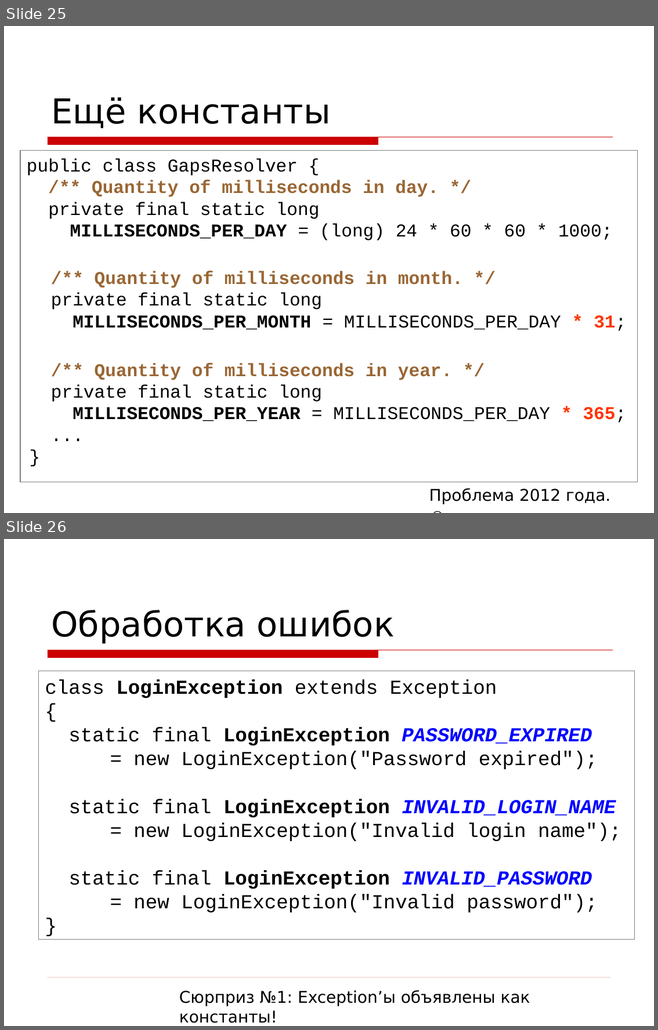
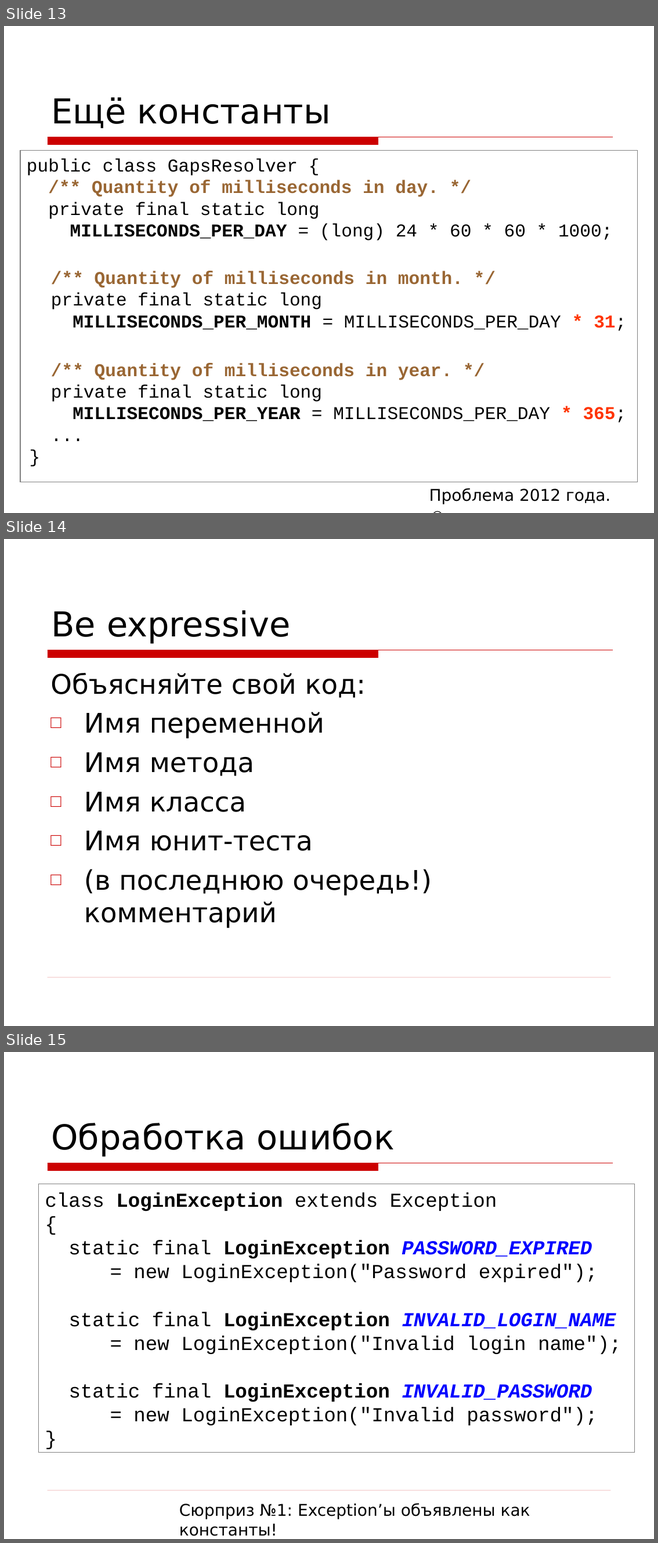
Before and after one commit to asolntsev/presentations, a slide deck: wtf-code/WTF_code.jug-lv.ru.ppt. Shown one above the other, each under a label of ours: slides 25 and 26 before the commit, slides 13, 14 and 15 after it. The pictures are 658x1030 and 658x1543 pixels, drawn with LibreOffice and Linux fonts; fonts in the diff are those of the drawing; background and template pictures are left out. Boxes give left, top, right and bottom in pixels: in the first picture for what was removed or moved away, otherwise in the second. Text is boxed around its words. In the diff, an @@ line names an element or a change of style, - is before the commit and + after.

```diff
--- a/wtf-code/WTF_code.jug-lv.ru.ppt
+++ b/wtf-code/WTF_code.jug-lv.ru.ppt
@@ slide 14 added at (4, 539, 654, 1026), background picture (left out); not listed: 2 template elements that a slide beside it also shows @@
@@ title added at (51, 610, 291, 644), 38 pt, text #000000 @@
+Be expressive
@@ text added at (50, 673, 431, 928), 30 pt, text #000000 @@
+Объясняйте свой код:
+□ Имя переменной
+□ Имя метода
+□ Имя класса
+□ Имя юнит-теста
+□ (в последнюю очередь!) комментарий
@@ what was slide 25 is now slide 13 @@
@@ what was slide 26 is now slide 15 @@
```
Also in this commit, not shown: 8 slides changed, 5 other slides added, 5 slides removed, 1 other file.
